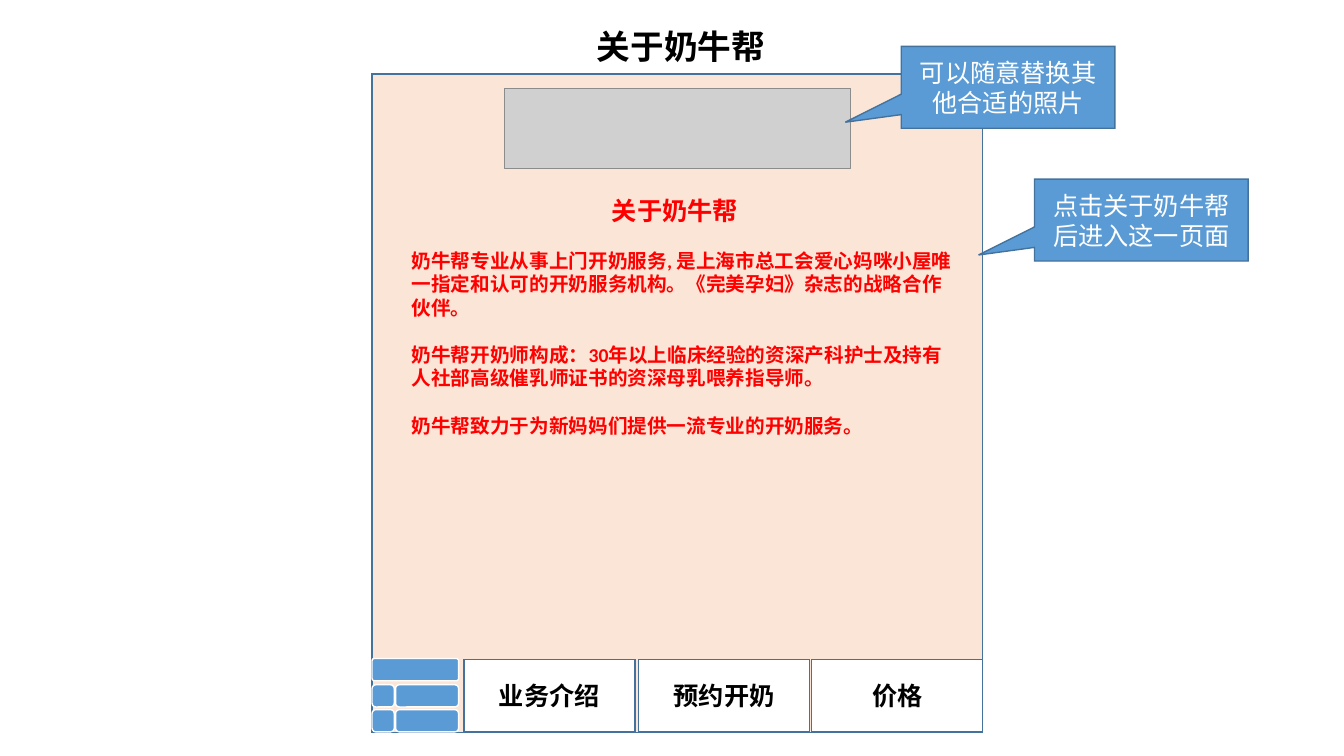
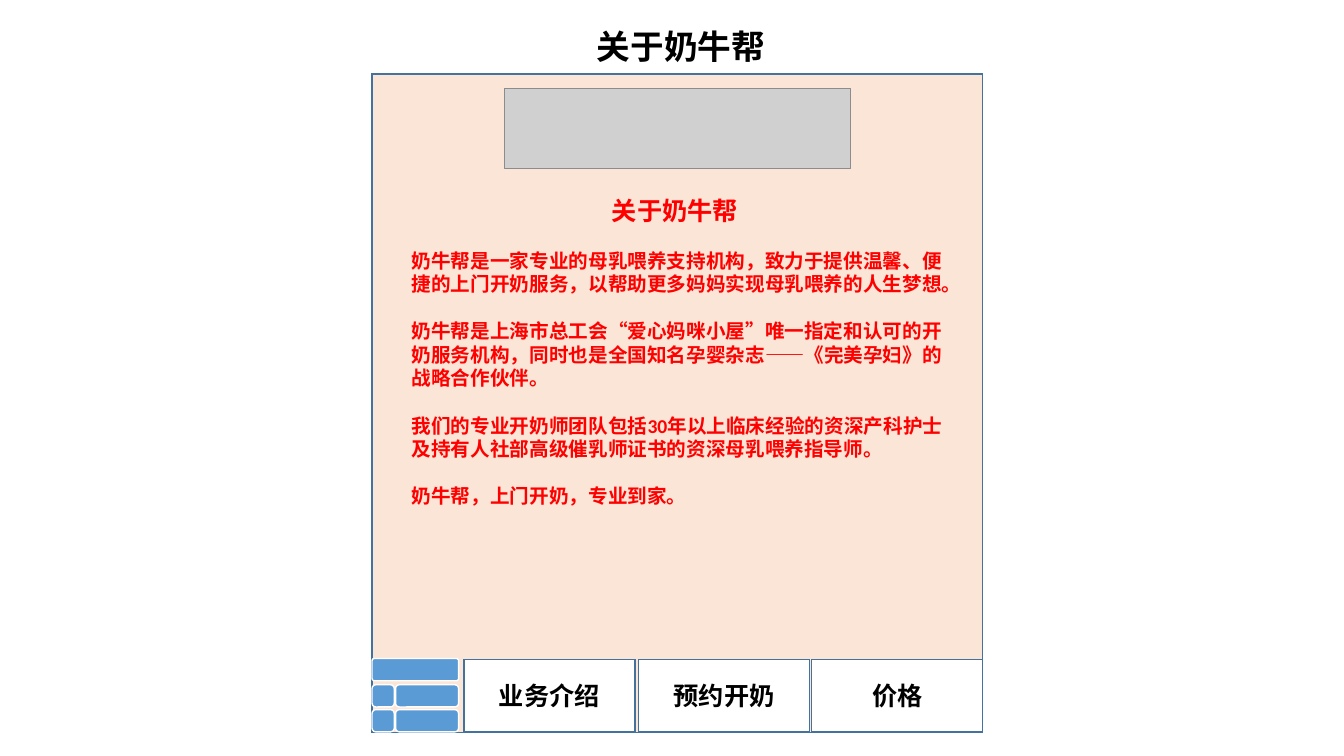
Before and after one commit to brooklynb7/nnb-mean, a slide deck: slide 8 of docs/奶牛帮服务号V5.pptx. Drawn at 1344x756 pixels with LibreOffice and Linux fonts; fonts in the diff are those of the drawing; grey boxes stand for pictures. Boxes give left, top, right and bottom in pixels: in the first picture for what was removed or moved away, otherwise in the second. Text is boxed around its words. In the diff, an @@ line names an element or a change of style, - is before the commit and + after.

```diff
--- a/docs/奶牛帮服务号V5.pptx
+++ b/docs/奶牛帮服务号V5.pptx
@@ speech box removed at [901, 46, 1115, 128] @@
-可以随意替换其他合适的照片
@@ speech box removed at [1034, 179, 1248, 261] @@
-点击关于奶牛帮后进入这一页面
@@ text at [412, 251, 962, 506]: text changed @@
-奶牛帮专业从事上门开奶服务, 是上海市总工会爱心妈咪小屋唯一指定和认可的开奶服务机构。《完美孕妇》杂志的战略合作伙伴。
-奶牛帮开奶师构成：30年以上临床经验的资深产科护士及持有人社部高级催乳师证书的资深母乳喂养指导师。
-奶牛帮致力于为新妈妈们提供一流专业的开奶服务。
+奶牛帮是一家专业的母乳喂养支持机构，致力于提供温馨、便捷的上门开奶服务，以帮助更多妈妈实现母乳喂养的人生梦想。
+奶牛帮是上海市总工会“爱心妈咪小屋”唯一指定和认可的开奶服务机构，同时也是全国知名孕婴杂志——《完美孕妇》的战略合作伙伴。
+我们的专业开奶师团队包括30年以上临床经验的资深产科护士及持有人社部高级催乳师证书的资深母乳喂养指导师。
+奶牛帮，上门开奶，专业到家。
```
Also in this commit, not shown: 10 other slides changed, 23 other files.
